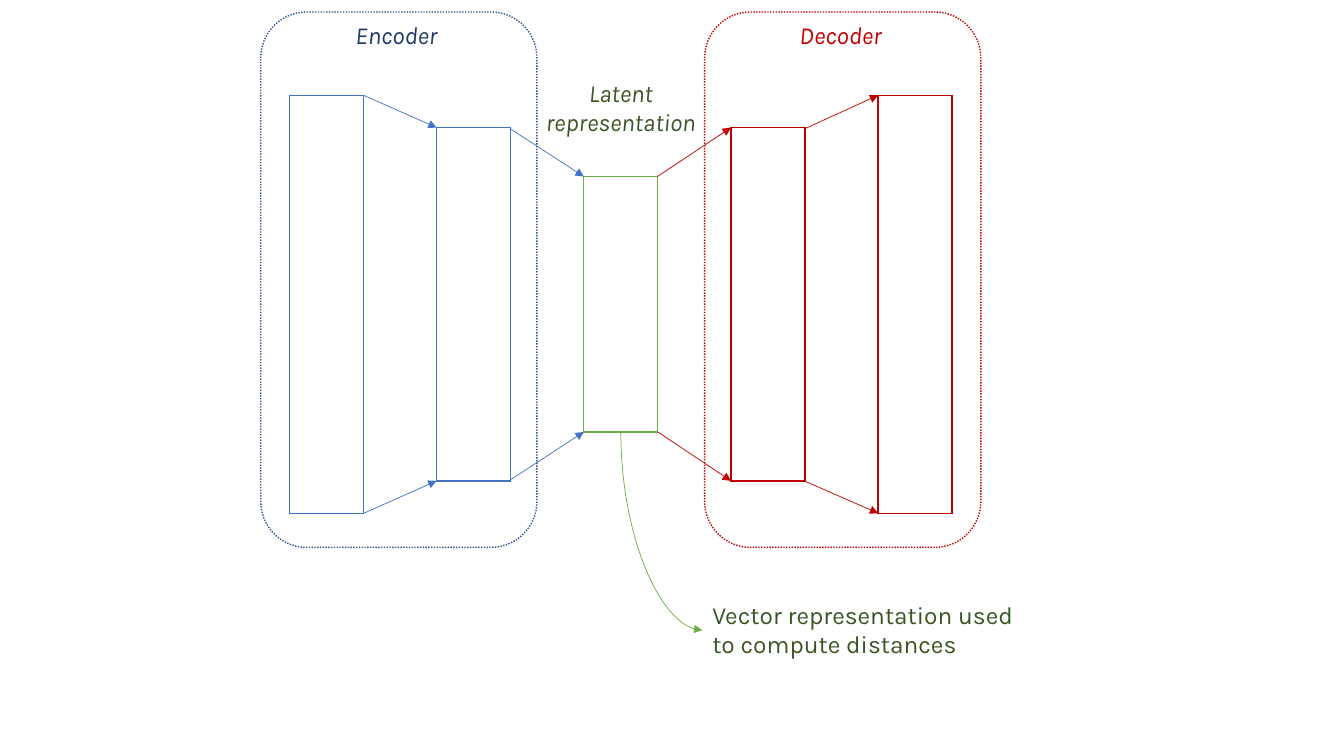
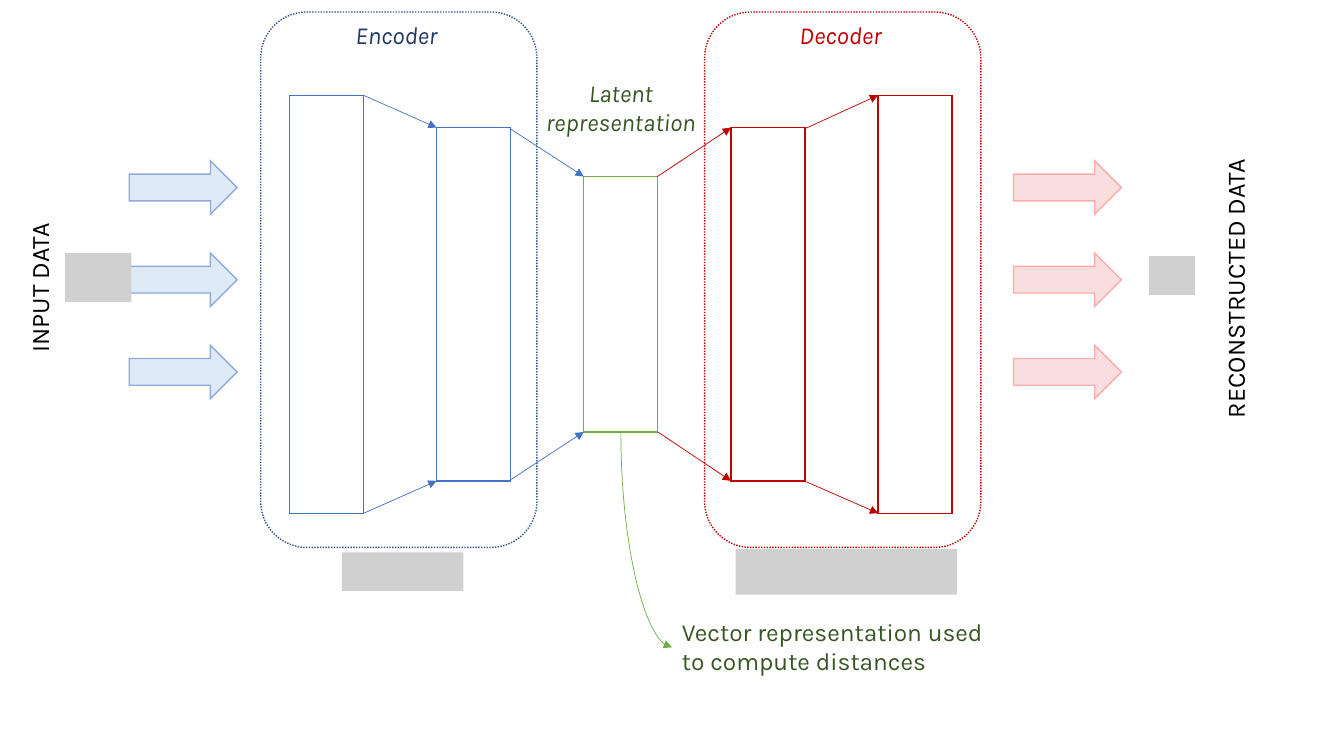
Before and after one commit to dimartinot/Text-Semantic-Similarity, a slide deck: slide 3 of article/text_similarity_support.pptx. Drawn at 1344x756 pixels with LibreOffice and Linux fonts; fonts in the diff are those of the drawing; grey boxes stand for pictures. Boxes give left, top, right and bottom in pixels: in the first picture for what was removed or moved away, otherwise in the second. Text is boxed around its words. In the diff, an @@ line names an element or a change of style, - is before the commit and + after.

```diff
--- a/article/text_similarity_support.pptx
+++ b/article/text_similarity_support.pptx
@@ right arrow added at (129,161,237,215), fill #DEEBF7, outline #8FAADC 1 pt @@
@@ right arrow added at (1014,161,1122,215), fill #F8DEDE, outline #FFABAB 1 pt @@
@@ text added at (1219,164,1252,412), 18 pt, text #000000 @@
+RECONSTRUCTED DATA
@@ text added at (23,228,56,350), 18 pt, text #000000 @@
+INPUT DATA
@@ picture added at (66,253,132,302) @@
@@ right arrow added at (129,253,237,307), fill #DEEBF7, outline #8FAADC 1 pt @@
@@ right arrow added at (1014,253,1122,307), fill #F8DEDE, outline #FFABAB 1 pt @@
@@ picture added at (1149,256,1196,295) @@
@@ right arrow added at (129,346,237,399), fill #DEEBF7, outline #8FAADC 1 pt @@
@@ right arrow added at (1014,346,1122,399), fill #F8DEDE, outline #FFABAB 1 pt @@
@@ curved arrow moved from (621, 433) - (703, 630) to (621, 433) - (673, 647) @@
@@ picture added at (342,553,464,591) @@
@@ picture added at (736,549,958,595) @@
@@ text "Vector representation used to compute ...": place and size @@
-text "Vector representation used to compute ..." at (712,607,1013,659)
+text "Vector representation used to compute ..." at (682,624,983,676)
```
Also in this commit, not shown: 1 slide added.
